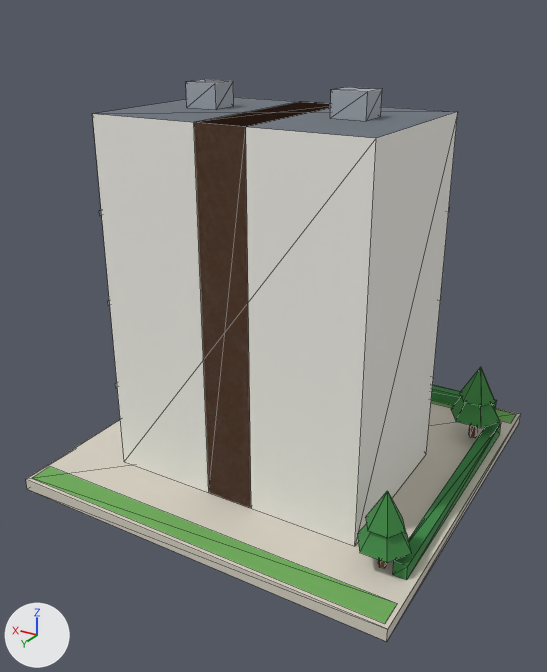
What one commit did to the glTF model public/models/18.glb.
Camera for both pictures: a camera (50 mm lens) standing at (-0.856, 1.521, 1.091) and looking at (0.007, 0.081, 0.371). The axes (+X, +Y, +Z) are drawn at lower left. The lights are the same throughout. The picture after the commit comes second. Mesh edges are drawn as thin lines. Vertices at exactly the same position are counted once.

In view in the first picture: 'b18'.
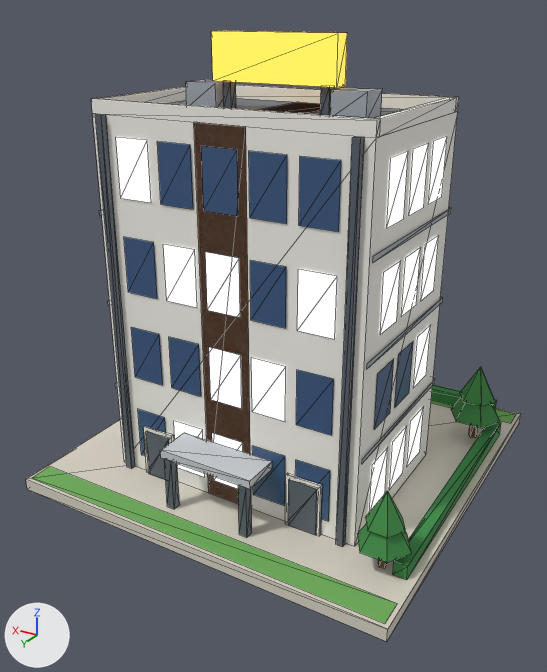
Diff of the bpy script that builds the scene:
```diff
--- a/public/models/18.glb.py
+++ b/public/models/18.glb.py
@@ mat_concrete @@
+mat_concrete = bpy.data.materials.new('concrete')
+# nodes: BsdfPrincipled, Mix, OutputMaterial, VertexColor
+# colours: light grey #c9ccd0, mixed with the vertex colours
@@ mat_metal_dark @@
+mat_metal_dark = bpy.data.materials.new('metal_dark')
+# nodes: BsdfPrincipled, Mix, OutputMaterial, VertexColor
+# colours: greyish blue #59616b, mixed with the vertex colours
@@ mat_white @@
+mat_white = bpy.data.materials.new('white')
+# nodes: BsdfPrincipled, Mix, OutputMaterial, VertexColor
+# colours: white #f1eee6, mixed with the vertex colours
@@ me_b18 @@
-me_b18.from_pydata(...)  # 337 vertices, 287 faces; spans x -0.48..0.48, y -0.48..0.48, z 0.0..0.945
+me_b18.from_pydata(...)  # 593 vertices, 517 faces; spans x -0.48..0.48, y -0.48..0.48, z 0.0..1.05
+# me_b18 part 1: the loose piece of 8 vertices spanning x -0.413..0.413, y -0.46..-0.43, z 0.03..0.065 is copied, and the copy is scaled about its middle by (0.104, 0.267, 3.71), then moved by (-0.2, 0.744, 0.047), in mat_white; it spans x -0.243..-0.157, y 0.295..0.303, z 0.03..0.16
+# me_b18 part 2: the loose piece of 8 vertices spanning x -0.413..0.413, y -0.46..-0.43, z 0.03..0.065 is copied, and the copy is scaled about its middle by (0.104, 0.267, 3.71), then moved by (0.2, 0.744, 0.047), in mat_white; it spans x 0.157..0.243, y 0.295..0.303, z 0.03..0.16
+# me_b18 part 3: the loose piece of 8 vertices spanning x -0.48..0.48, y -0.48..0.48, z 0.0..0.03 is copied, and the copy is scaled about its middle by (0.0729, 0.00625, 4), then moved by (-0.2, 0.302, 0.075), in mat_metal_dark; it spans x -0.235..-0.165, y 0.299..0.305, z 0.03..0.15
+# me_b18 part 4: the loose piece of 8 vertices spanning x -0.48..0.48, y -0.48..0.48, z 0.0..0.03 is copied, and the copy is scaled about its middle by (0.0729, 0.00625, 4), then moved by (0.2, 0.302, 0.075), in mat_metal_dark; it spans x 0.165..0.235, y 0.299..0.305, z 0.03..0.15
+# me_b18 part 5: the loose piece of 8 vertices spanning x -0.48..0.48, y -0.48..0.48, z 0.0..0.03 is copied, and the copy is scaled about its middle by (0.0208, 0.0208, 4.33), then moved by (-0.1, 0.38, 0.08), in mat_metal_dark; it spans x -0.11..-0.09, y 0.37..0.39, z 0.03..0.16
+# me_b18 part 6: the loose piece of 8 vertices spanning x -0.48..0.48, y -0.48..0.48, z 0.0..0.03 is copied, and the copy is scaled about its middle by (0.0208, 0.0208, 4.33), then moved by (0.1, 0.38, 0.08), in mat_metal_dark; it spans x 0.09..0.11, y 0.37..0.39, z 0.03..0.16
+# me_b18 part 7: the loose piece of 8 vertices spanning x -0.325..0.325, y -0.135..0.295, z 0.03..0.89 is copied, and the copy is scaled about its middle by (0.0246, 0.0326, 1), then moved by (-0.295, 0.223, 0.0), in mat_metal_dark; it spans x -0.303..-0.287, y 0.296..0.31, z 0.03..0.89
+# me_b18 part 8: the loose piece of 8 vertices spanning x -0.325..0.325, y -0.135..0.295, z 0.03..0.89 is copied, and the copy is scaled about its middle by (0.0246, 0.0326, 1), then moved by (0.295, 0.223, 0.0), in mat_metal_dark; it spans x 0.287..0.303, y 0.296..0.31, z 0.03..0.89
+# me_b18 part 9: the loose piece of 8 vertices spanning x -0.22..-0.14, y 0.035..0.105, z 0.89..0.945 is copied, and the copy is scaled about its middle by (0.25, 0.286, 1.09), then moved by (0.06, 0.01, 0.002), in mat_metal_dark; it spans x -0.13..-0.11, y 0.07..0.09, z 0.89..0.95
+# me_b18 part 10: the loose piece of 8 vertices spanning x 0.14..0.22, y 0.035..0.105, z 0.89..0.945 is copied, and the copy is scaled about its middle by (0.25, 0.286, 1.09), then moved by (-0.06, 0.01, 0.002), in mat_metal_dark; it spans x 0.11..0.13, y 0.07..0.09, z 0.89..0.95
+# me_b18 part 11: the loose piece of 8 vertices spanning x -0.48..0.48, y -0.48..0.48, z 0.0..0.03 is copied, and the copy is scaled about its middle by (0.25, 0.0937, 0.667), then moved by (0.0, 0.345, 0.155), in mat_concrete; it spans x -0.12..0.12, y 0.3..0.39, z 0.16..0.18
+# me_b18 part 12: the loose piece of 8 vertices spanning x -0.22..-0.14, y 0.035..0.105, z 0.89..0.945 is copied, and the copy is scaled about its middle by (3.75, 0.571, 1.82), then moved by (0.18, 0.01, 0.082), in mat_glow_sign; it spans x -0.15..0.15, y 0.06..0.1, z 0.95..1.05
+# me_b18 part 13: 160 vertices added at x -0.331..0.325, y -0.135..0.298, z 0.073..0.92
 me_b18.materials.append(mat_paving)
@@ me_b18 @@
 me_b18.materials.append(mat_tree_dark)
+me_b18.materials.append(mat_white)
+me_b18.materials.append(mat_metal_dark)
+me_b18.materials.append(mat_concrete)
```

What differs and where, as boxes (x1, y1, x2, y2) in the pictures (547 x 672 px):
'b18', reshaped (9% taller): before (26, 80, 520, 641); after (26, 31, 520, 641)
part 1 of me_b18, added: after (285, 473, 322, 536)
part 2 of me_b18, added: after (144, 426, 174, 473)
part 3 of me_b18, added: after (288, 480, 317, 535)
part 4 of me_b18, added: after (146, 431, 169, 480)
part 5 of me_b18, added: after (238, 485, 252, 538)
part 6 of me_b18, added: after (164, 459, 179, 509)
part 7 of me_b18, added: after (336, 137, 364, 547)
part 8 of me_b18, added: after (95, 115, 135, 469)
part 9 of me_b18, added: after (320, 87, 334, 115)
part 10 of me_b18, added: after (223, 81, 236, 108)
part 11 of me_b18, added: after (160, 433, 272, 489)
part 12 of me_b18, added: after (211, 31, 347, 87)
part 13 of me_b18, added: after (91, 85, 459, 521)
